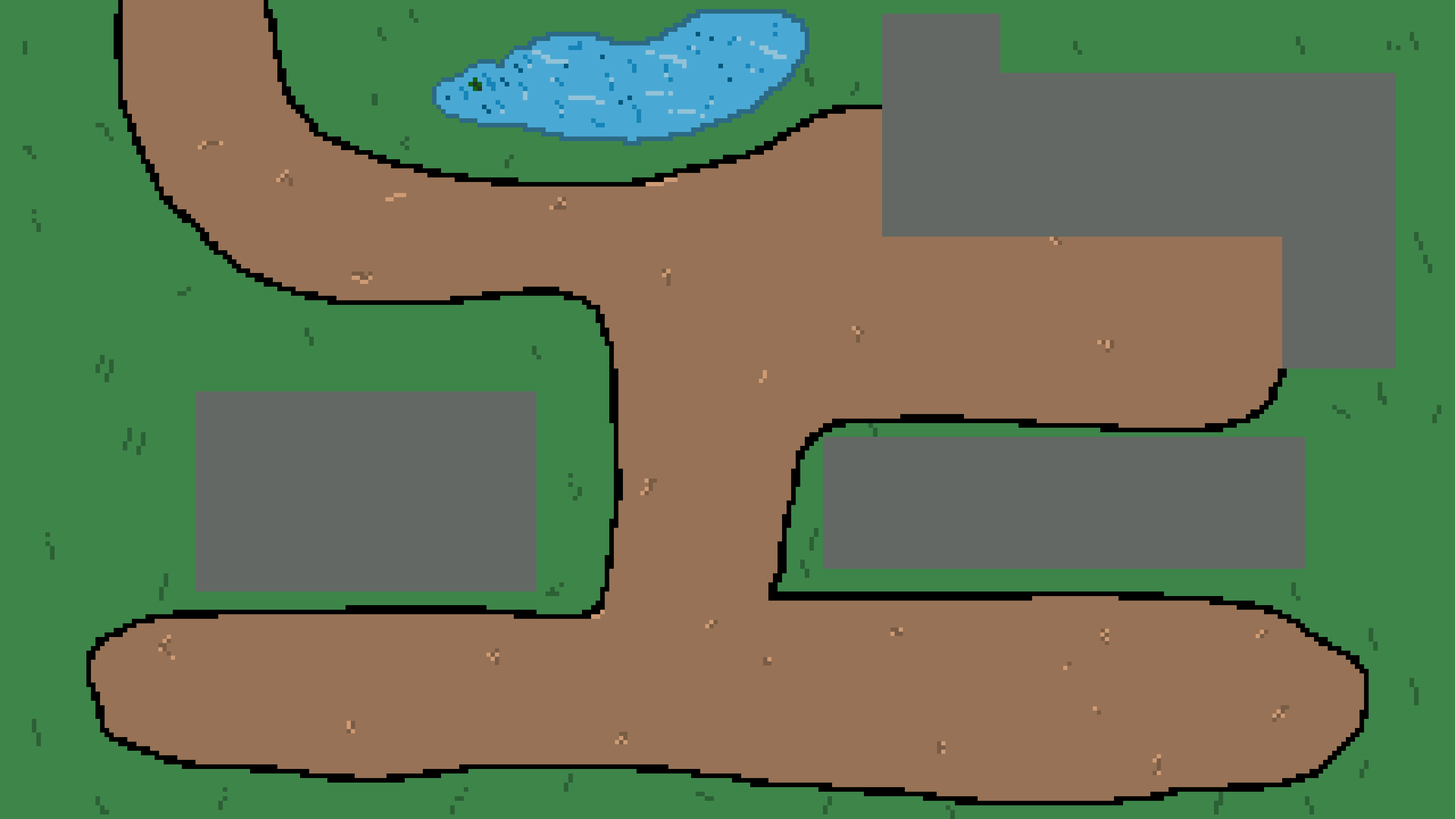
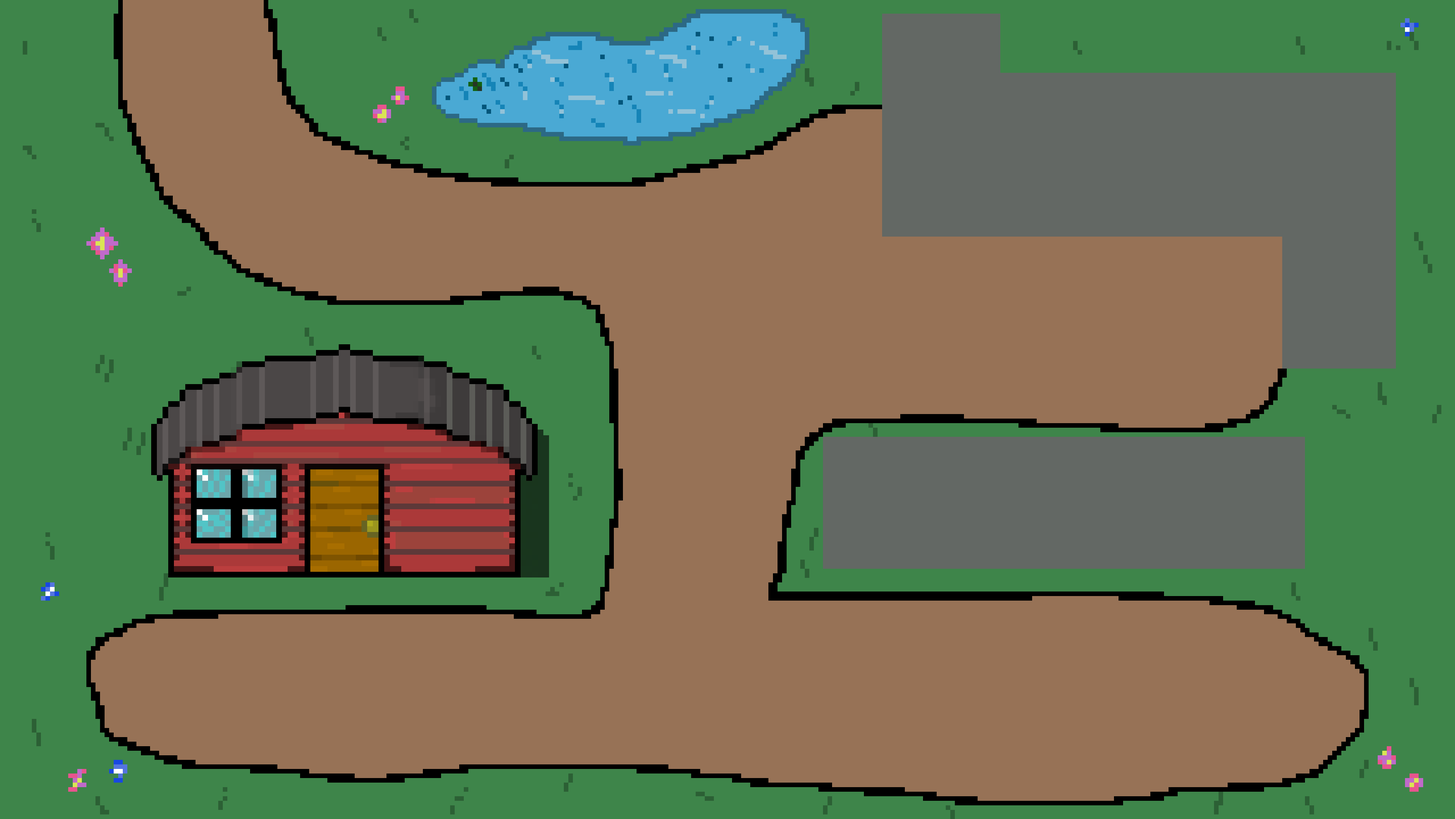
Two versions of the same layered image (1455 x 819). Layer-by-layer changes:
removed layer "FrontFacing2" over [40, 18, 1424, 792]
added layer "House (Bottom Left)" above "clear_meadow_background.png" over [151, 344, 550, 578]
added layer "clear_meadow_background.png" over [40, 18, 1424, 792]
